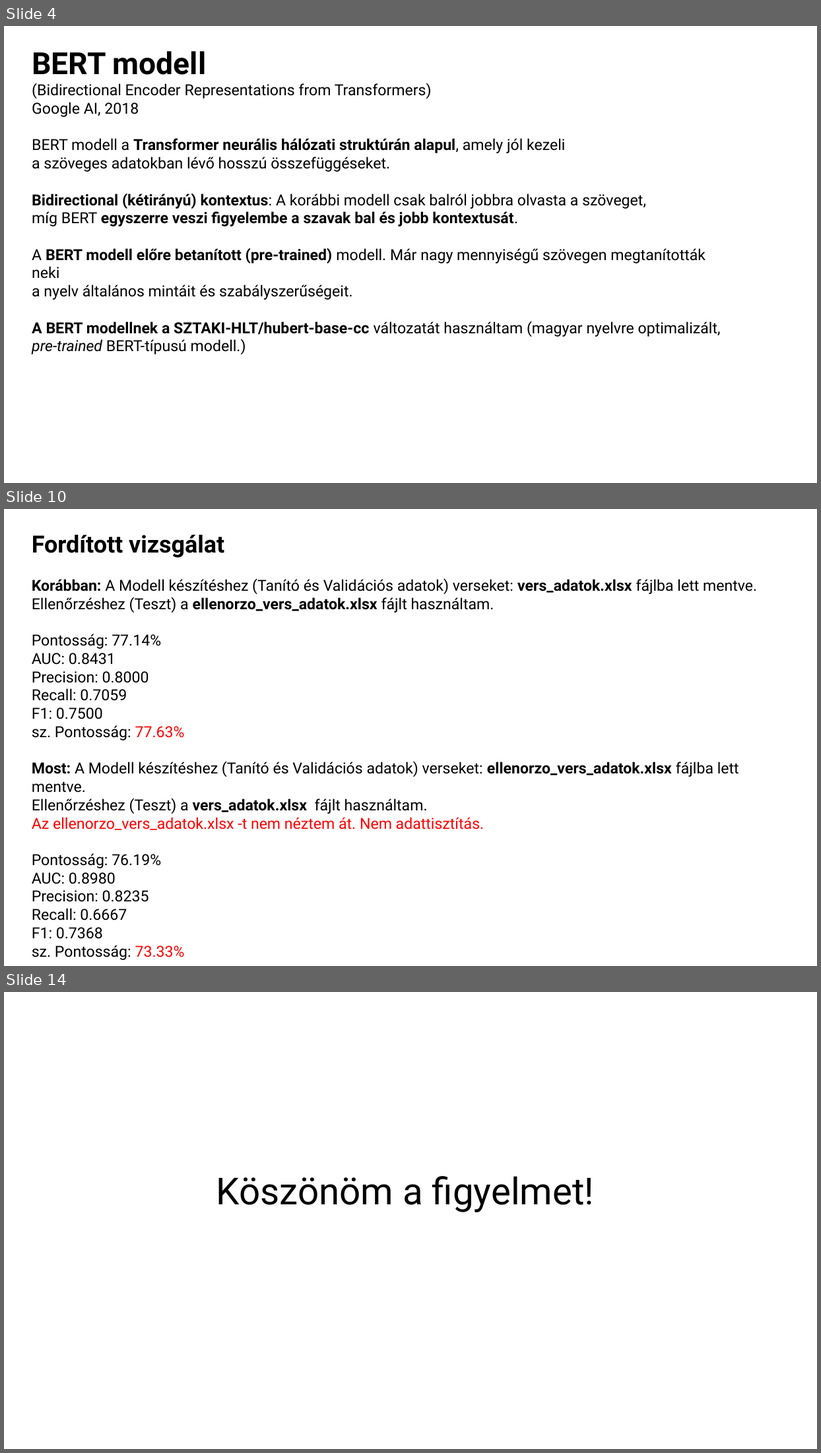
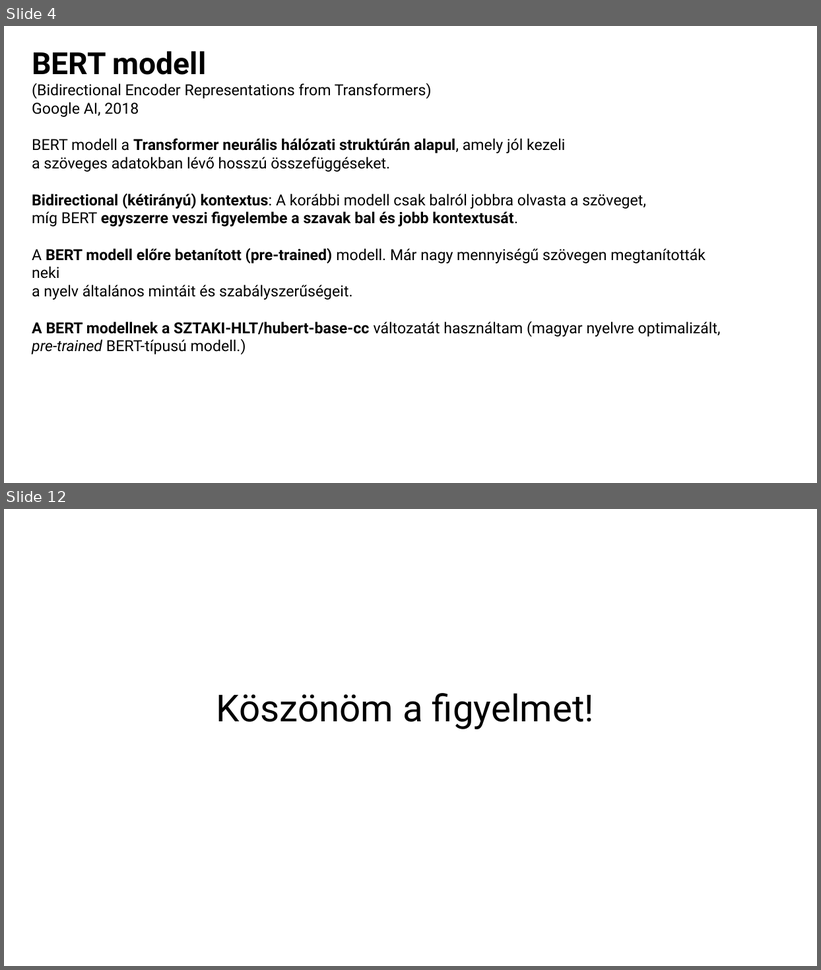
Before and after one commit to minorharpman/erzelemelemzes, a slide deck: Erzelemelemzes.pptx. Shown one above the other, each under a label of ours: slides 4, 10 and 14 before the commit, slides 4 and 12 after it; the slides between them are not shown. The pictures are 821x1453 and 821x970 pixels, drawn with LibreOffice and Linux fonts; fonts in the diff are those of the drawing. Boxes give left, top, right and bottom in pixels: in the first picture for what was removed or moved away, otherwise in the second. Text is boxed around its words. In the diff, an @@ line names an element or a change of style, - is before the commit and + after.

```diff
--- a/Erzelemelemzes.pptx
+++ b/Erzelemelemzes.pptx
@@ slide 10 removed at bbox=[4, 509, 817, 966], background #FFFFFF @@
@@ text removed at bbox=[32, 535, 757, 960] @@
-Fordított vizsgálat
-Korábban: A Modell készítéshez (Tanító és Validációs adatok) verseket: vers_adatok.xlsx fájlba lett mentve.
-Ellenőrzéshez (Teszt) a ellenorzo_vers_adatok.xlsx fájlt használtam.
-Pontosság: 77.14%
-AUC: 0.8431
-Precision: 0.8000
-Recall: 0.7059
-F1: 0.7500
-sz. Pontosság: 77.63%
-Most: A Modell készítéshez (Tanító és Validációs adatok) verseket: ellenorzo_vers_adatok.xlsx fájlba lett mentve.
-Ellenőrzéshez (Teszt) a vers_adatok.xlsx fájlt használtam.
-Az ellenorzo_vers_adatok.xlsx -t nem néztem át. Nem adattisztítás.
-Pontosság: 76.19%
-AUC: 0.8980
-Precision: 0.8235
-Recall: 0.6667
-F1: 0.7368
-sz. Pontosság: 73.33%
@@ what was slide 14 is now slide 12 @@
```
Also in this commit, not shown: 5 slides changed, 4 slides added, 5 other slides removed, 1 other file.
